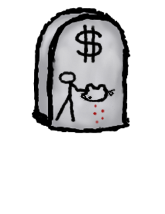
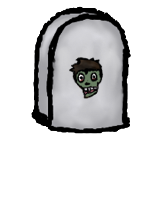
Layers edited between the first and the second 165 × 214 image:
added layer "Pasted Layer #1" above "1" over left=69, top=57, right=104, bottom=116
showed "1" over left=31, top=6, right=131, bottom=134
added layer "Pasted Layer" above "Pasted Layer #2" over left=72, top=30, right=107, bottom=89
added layer "Pasted Layer #2" above "2" over left=73, top=79, right=105, bottom=134
showed "2" over left=31, top=6, right=131, bottom=134
added layer "Pasted Layer #4" above "Pasted Layer #6" over left=87, top=78, right=122, bottom=134
added layer "Pasted Layer #6" above "Pasted Layer #3" over left=53, top=80, right=88, bottom=134
added layer "Pasted Layer #3" above "3" over left=75, top=28, right=107, bottom=86
showed "3" over left=31, top=6, right=131, bottom=134
added layer "Pasted Layer #8" above "Pasted Layer #5" over left=53, top=80, right=88, bottom=134
added layer "Pasted Layer #7" above "Pasted Layer #10" over left=58, top=32, right=91, bottom=91
added layer "Pasted Layer #10" above "Pasted Layer #9" over left=87, top=78, right=122, bottom=134
added layer "Pasted Layer #9" above "4" over left=91, top=29, right=123, bottom=87
showed "4" over left=31, top=6, right=131, bottom=134
